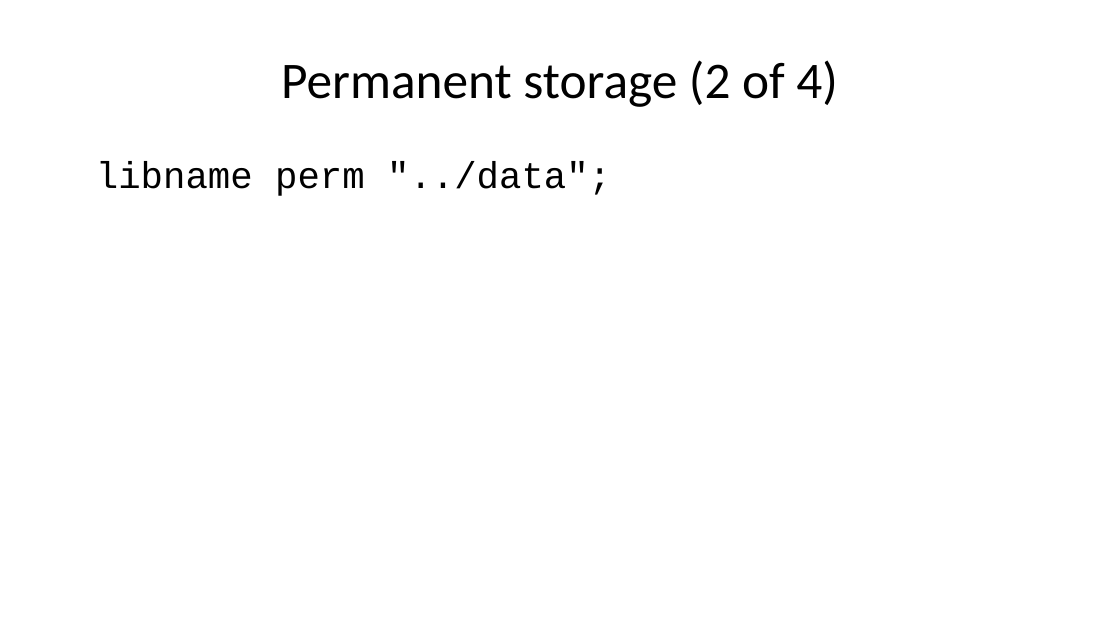
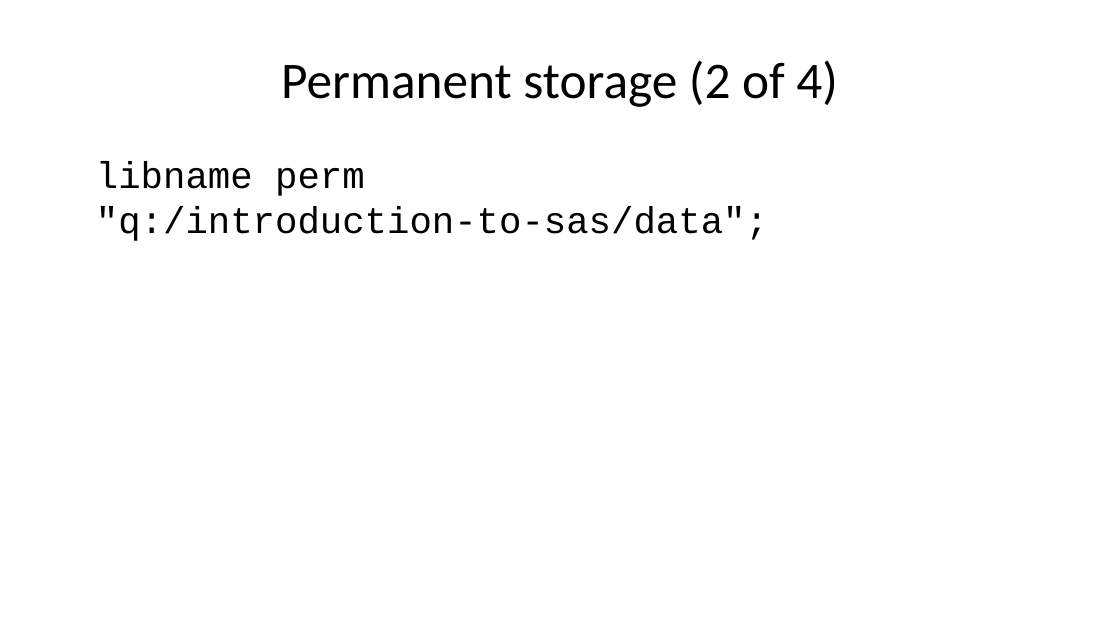
Before and after one commit to pmean/introduction-to-SAS, a slide deck: slide 47 of results/5507-01-simon-sildes-and-speaker-notes.pptx. Drawn at 1120x630 pixels with LibreOffice and Linux fonts; fonts in the diff are those of the drawing. Boxes give left, top, right and bottom in pixels: in the first picture for what was removed or moved away, otherwise in the second. Text is boxed around its words. In the diff, an @@ line names an element or a change of style, - is before the commit and + after.

```diff
--- a/results/5507-01-simon-sildes-and-speaker-notes.pptx
+++ b/results/5507-01-simon-sildes-and-speaker-notes.pptx
@@ text at [96, 161, 768, 241]: text changed @@
-libname perm "../data";
+libname perm "q:/introduction-to-sas/data";
```
Also in this commit, not shown: 30 other slides changed, 5 other files.
